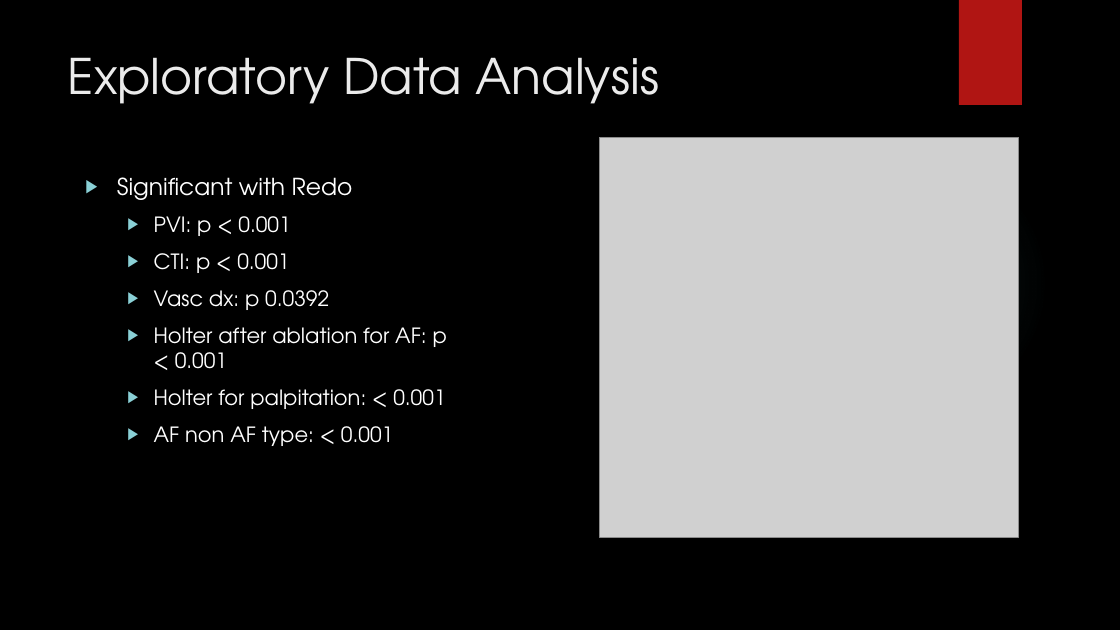
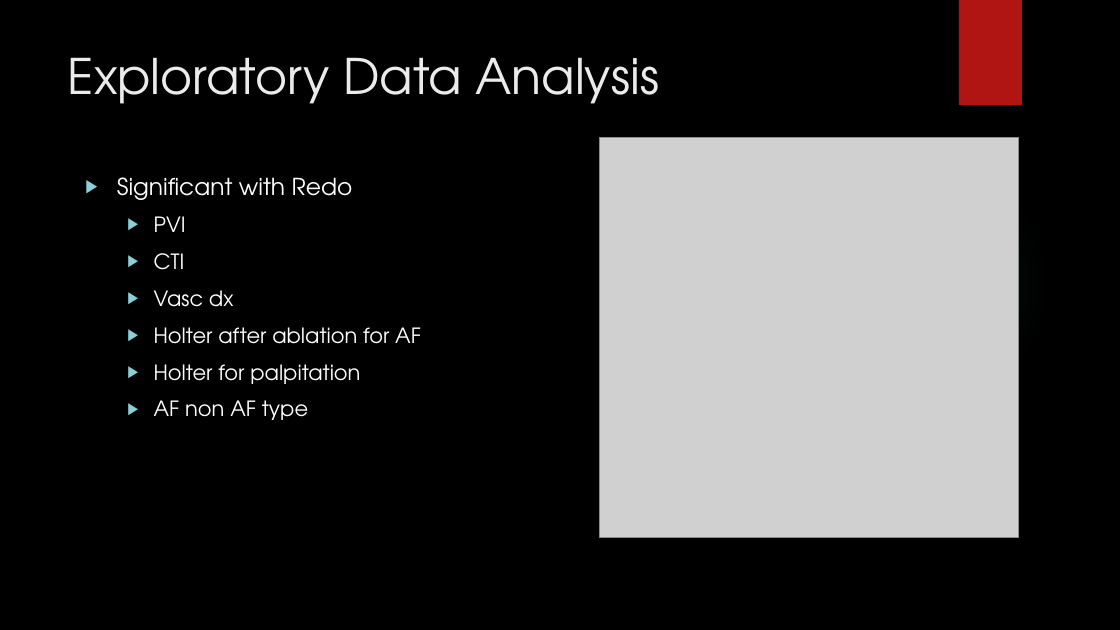
Before and after one commit to Vorlon41/Master-of-Data-Science-CU-Boulder-Colorado, a slide deck: slide 6 of Machine Learning/DTSA 5509 Introduction to Machine Learning Supervised Learning/Final/DTSA 5509 Supervised Learning Project.pptx. Drawn at 1120x630 pixels with LibreOffice and Linux fonts; fonts in the diff are those of the drawing; grey boxes stand for pictures; background and template pictures are left out. Boxes give left, top, right and bottom in pixels: in the first picture for what was removed or moved away, otherwise in the second. Text is boxed around its words. In the diff, an @@ line names an element or a change of style, - is before the commit and + after.

```diff
--- a/Machine Learning/DTSA 5509 Introduction to Machine Learning Supervised Learning/Final/DTSA 5509 Supervised Learning Project.pptx
+++ b/Machine Learning/DTSA 5509 Introduction to Machine Learning Supervised Learning/Final/DTSA 5509 Supervised Learning Project.pptx
@@ text at (x1=154, y1=216, x2=421, y2=420): text changed @@
-  ▶ PVI: p < 0.001
-  ▶ CTI: p < 0.001
-  ▶ Vasc dx: p 0.0392
-  ▶ Holter after ablation for AF: p < 0.001
-  ▶ Holter for palpitation: < 0.001
-  ▶ AF non AF type: < 0.001
+  ▶ PVI
+  ▶ CTI
+  ▶ Vasc dx
+  ▶ Holter after ablation for AF
+  ▶ Holter for palpitation
+  ▶ AF non AF type
```
Also in this commit, not shown: 10 other slides changed, 1 slide added, 1 slide removed.
